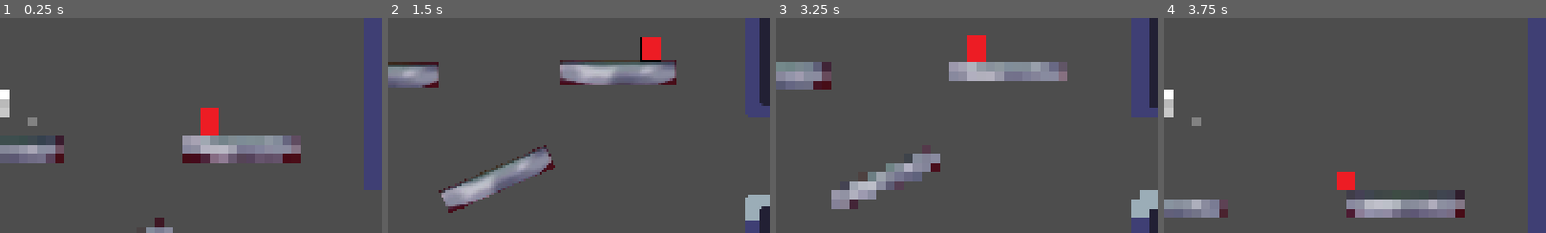
Above: before the commit, frames 1-4 (left to right).
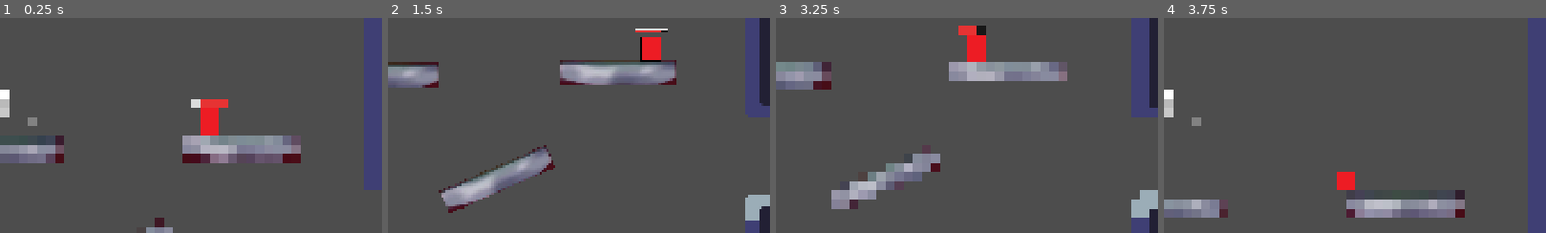
Above: after the commit, the same moments.

Repository: tlghealthy/godot_warmup_jam
Game: Godot game, scene res://scenes/Main.tscn
Same seed, same stepped clock (60 frames per second), same inputs: the game is played once before the commit and once after it.
Inputs:
- Up to frame 1 (0.25 s): no input
- Up to frame 2 (1.5 s): hold E (DebugActionRight) from 0.53 s (still down); tap P (CameraCycle) at 0.6 s; tap Space (PlayerJump) at 0.77 s; tap ` (SwitchWindow) at 1.35 s
- Up to frame 3 (3.25 s): tap Space (PlayerJump) at 1.52, 3.02 s; release E (DebugActionRight) at 2.03 s; hold Q (DebugActionLeft) 2.03-2.78 s; tap P (CameraCycle) at 2.1 s; hold E (DebugActionRight) from 2.78 s (still down); tap ` (SwitchWindow) at 2.85 s
- Up to frame 4 (3.75 s): keep holding E (DebugActionRight); tap P (CameraCycle) at 3.6 s
The pictures show only the part of the screen within x 50-100%, y 30-80%; the shares and areas given below are measured in that part.

The runs differ from the first frame. In frame 1, 0.4% of the frame differs, in the area x 50-60%, y 37-42%; in frame 2, 0.2%; in frame 3, 0.3%; in frame 4, nothing differs.

Commit message:
Update EnemyBasic.tscn

Diff:
--- a/PuerMech/scenes/EnemyBasic.tscn
+++ b/PuerMech/scenes/EnemyBasic.tscn
@@ -24,9 +24,7 @@
 [node name="Health" type="Node" parent="."]
 script = ExtResource("2")
 
-[node name="HealthBar" type="Control" parent="."]
-layout_mode = 3
-anchors_preset = 0
+[node name="HealthBar" type="Node2D" parent="."]
 script = ExtResource("3")
 health_path = NodePath("../Health")
 
